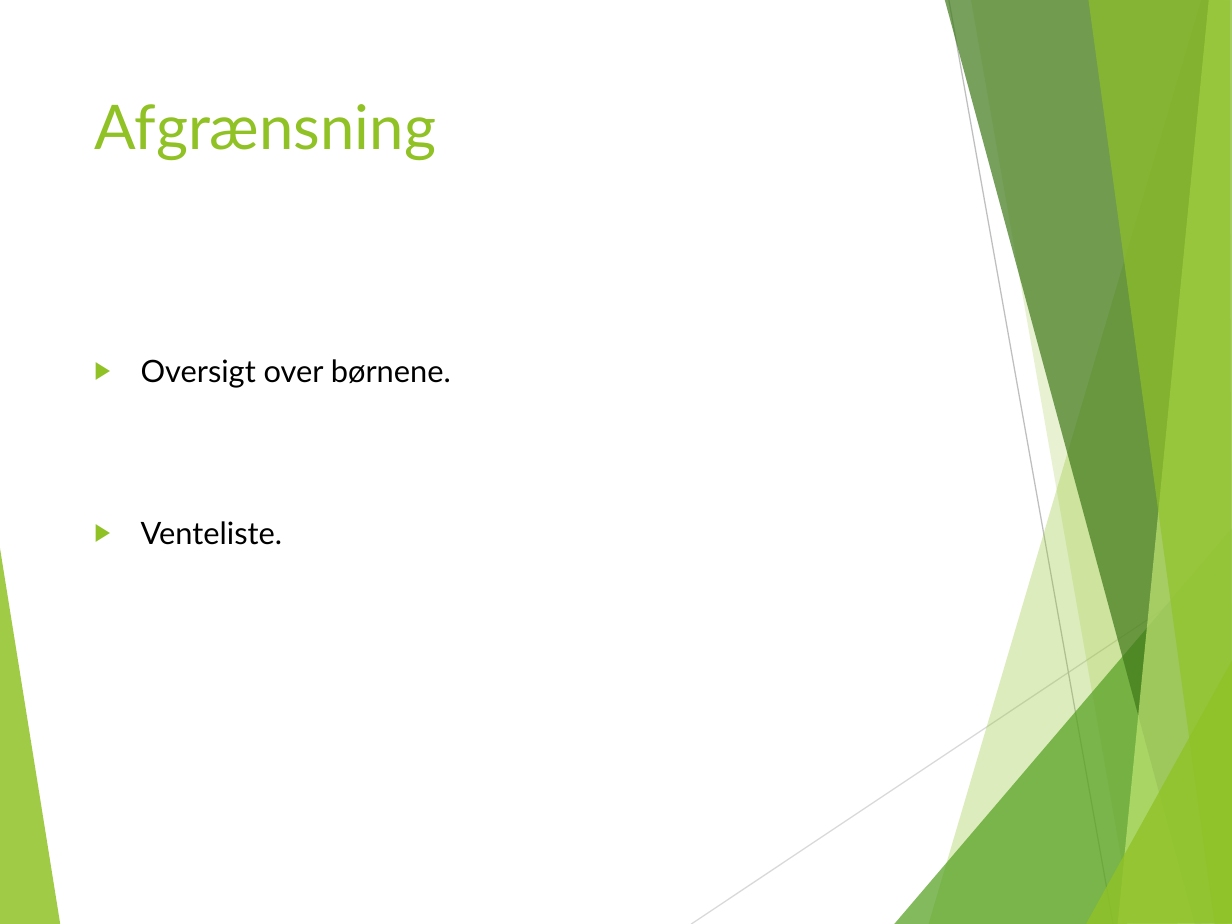
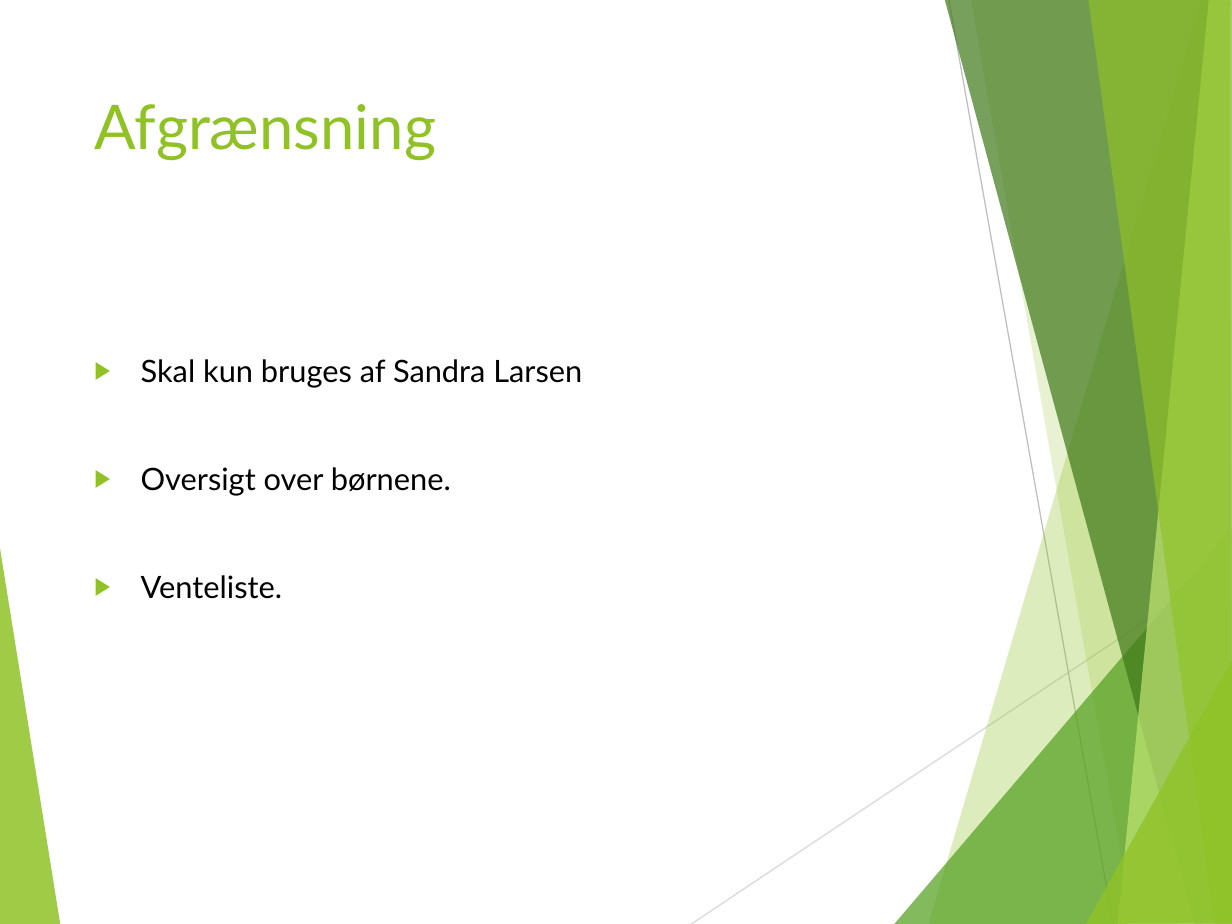
Before and after one commit to anderslatif/RoskildeFrieBornehave, a slide deck: slide 2 of Dias.pptx. Drawn at 1232x924 pixels with LibreOffice and Linux fonts; fonts in the diff are those of the drawing; background and template pictures are left out. Boxes give left, top, right and bottom in pixels: in the first picture for what was removed or moved away, otherwise in the second. Text is boxed around its words. In the diff, an @@ line names an element or a change of style, - is before the commit and + after.

```diff
--- a/Dias.pptx
+++ b/Dias.pptx
@@ text at box(141, 359, 582, 388): paragraph added @@
+▶ Skal kun bruges af Sandra Larsen
```
Also in this commit, not shown: 4 other slides changed, 7 slides added, 6 slides removed.
